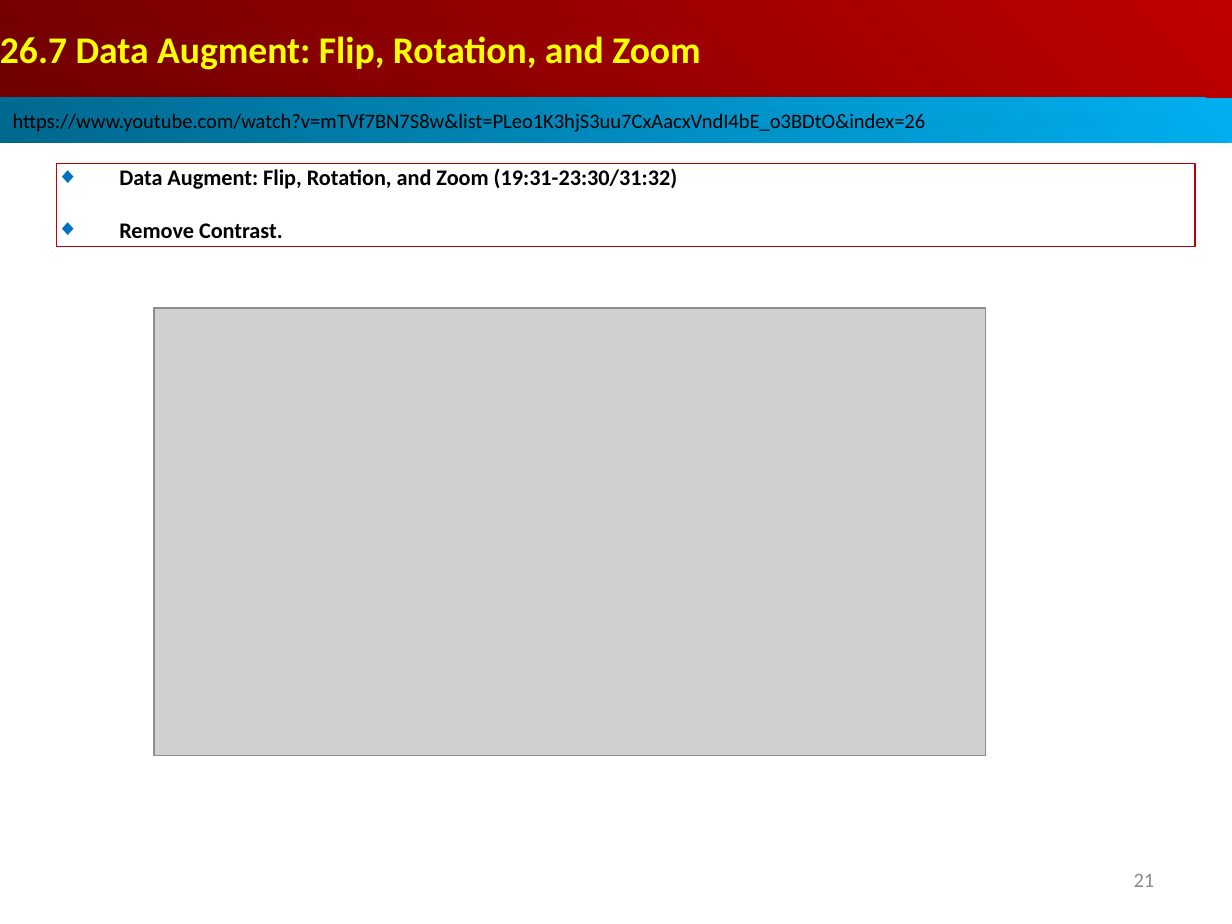
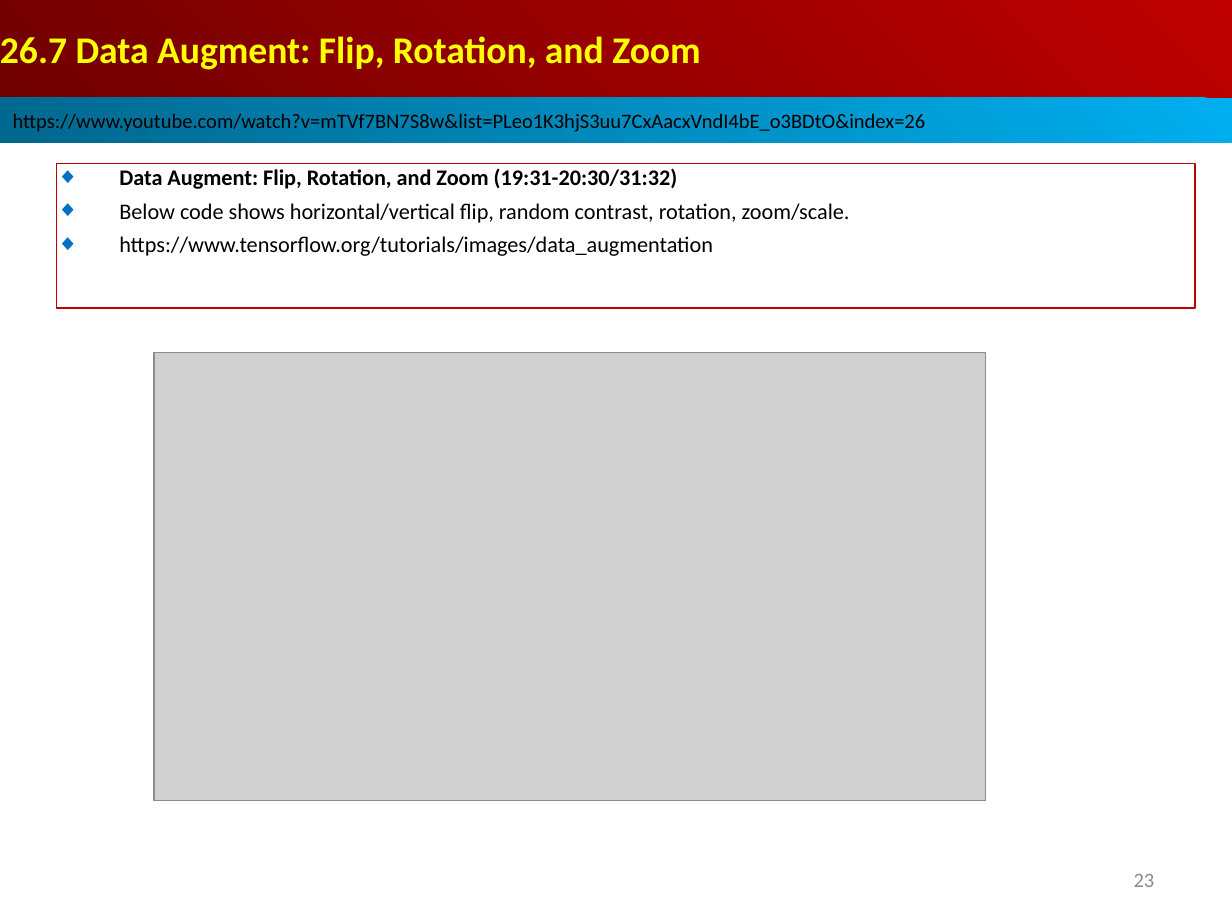
Before and after one commit to peterhchen/AIU_CS512_DL, a slide deck: slide 23 of 000_Lecture_Project/week13/01_Lecture/26_Data_Agument.ppt (slide 21 before the commit). Drawn at 1232x924 pixels with LibreOffice and Linux fonts; fonts in the diff are those of the drawing; grey boxes stand for pictures. Boxes give left, top, right and bottom in pixels: in the first picture for what was removed or moved away, otherwise in the second. Text is boxed around its words. In the diff, an @@ line names an element or a change of style, - is before the commit and + after.

```diff
--- a/000_Lecture_Project/week13/01_Lecture/26_Data_Agument.ppt
+++ b/000_Lecture_Project/week13/01_Lecture/26_Data_Agument.ppt
@@ rectangle "Data Augment: Flip, Rotation, and ...": place and size @@
-rectangle "Data Augment: Flip, Rotation, and ..." at bbox=[57, 164, 1195, 246]
+rectangle "Data Augment: Flip, Rotation, and ..." at bbox=[57, 164, 1195, 308]
@@ text in rectangle at bbox=[119, 168, 850, 256]: text changed; bold off @@
-◆ Data Augment: Flip, Rotation, and Zoom (19:31-23:30/31:32)
-◆ Remove Contrast.
+◆ Data Augment: Flip, Rotation, and Zoom (19:31-20:30/31:32)
+◆ Below code shows horizontal/vertical flip, random contrast, rotation, zoom/scale.
+◆ https://www.tensorflow.org/tutorials/images/data_augmentation
@@ picture: place and size @@
-picture at bbox=[154, 308, 986, 756]
+picture at bbox=[154, 352, 986, 801]
@@ page number at bbox=[1134, 874, 1155, 887]: text changed @@
-21
+23
```
Also in this commit, not shown: 6 other slides changed, 5 slides added.
